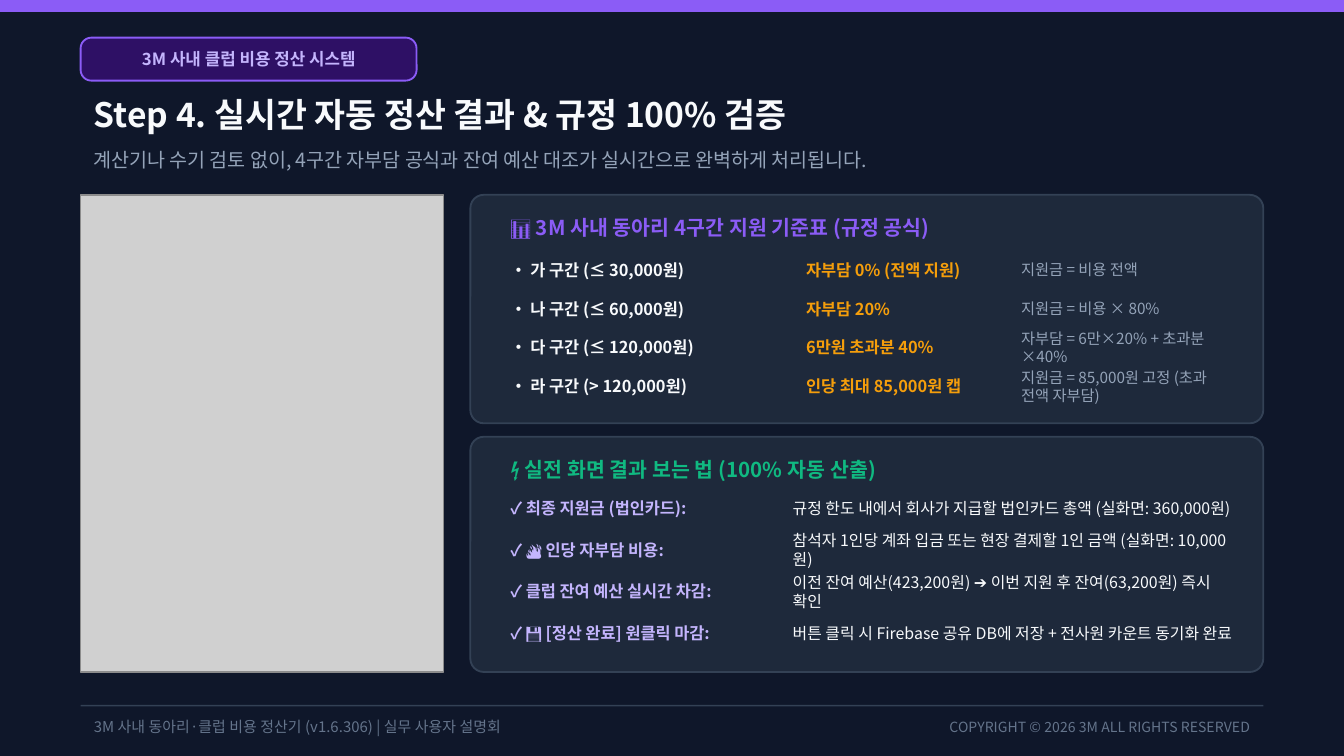
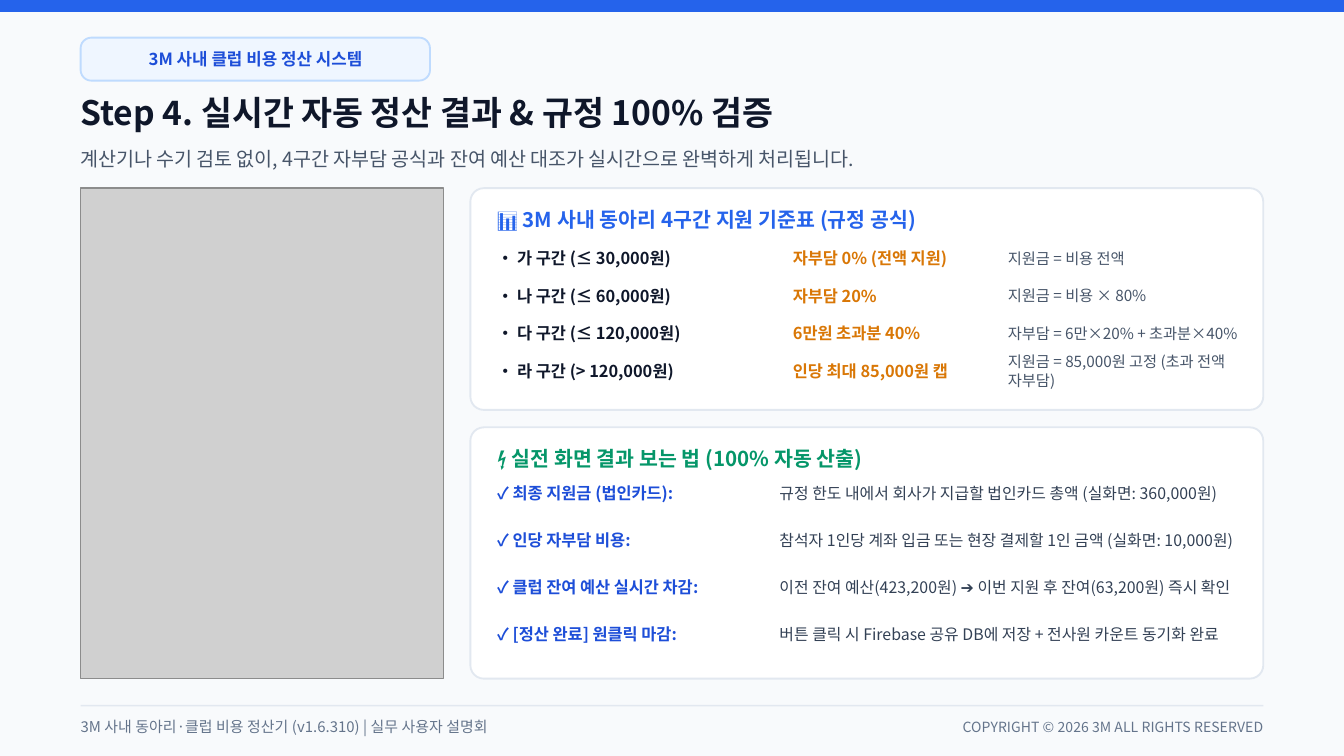
Before and after one commit to gochujangs33-dot/Club-expense, a slide deck: slide 6 of 3M_사내_클럽_비용_정산_시스템_사용_설명회.pptx. Drawn at 1344x756 pixels with LibreOffice and Linux fonts; fonts in the diff are those of the drawing; grey boxes stand for pictures. Boxes give left, top, right and bottom in pixels: in the first picture for what was removed or moved away, otherwise in the second. Text is boxed around its words. In the diff, an @@ line names an element or a change of style, - is before the commit and + after.

Commit message:
v1.6.311: 발표용 설명회 PPT 라이트 테마 전면 개편(줄간격/여백 최적화) 및 결산 보고서 소진율 퍼센트 줄바꿈 방지

```diff
--- a/3M_사내_클럽_비용_정산_시스템_사용_설명회.pptx
+++ b/3M_사내_클럽_비용_정산_시스템_사용_설명회.pptx
@@ rectangle at (0, 0, 1344, 755): fill #0F172A to #F8FAFC; outline #0F172A 1 pt to #F8FAFC 1 pt @@
@@ rectangle at (0, 0, 1344, 11): fill #8B5CF6 to #2563EB; outline #8B5CF6 1 pt to #2563EB 1 pt @@
@@ rounded rectangle: place and size @@
-rounded rectangle at (81, 38, 417, 81)
+rounded rectangle at (81, 38, 430, 81)
@@ rounded rectangle at (81, 38, 430, 81): fill #2E1065 to #EFF6FF; outline #8B5CF6 1 pt to #BFDBFE 1 pt @@
@@ picture: place and size @@
-picture at (81, 195, 444, 672)
+picture at (81, 188, 444, 679)
@@ rounded rectangle at (470, 188, 1263, 410): fill #1E293B to #FFFFFF; outline #334155 1 pt to #E2E8F0 1 pt; proportions changed @@
@@ rounded rectangle: place and size @@
-rounded rectangle at (470, 195, 1263, 423)
+rounded rectangle at (470, 188, 1263, 410)
@@ text "📊 3M 사내 동아리 4구간 ..." at (523, 209, 917, 231): text colour #8B5CF6 to #2563EB @@
@@ 8 texts: place and size @@
-8 texts at (525, 262, 1227, 549)
+8 texts at (512, 250, 1233, 549)
@@ text colour #F8FAFC to #0F172A in 5 elements at (81, 96, 773, 133), (517, 250, 671, 268), (517, 288, 671, 306), (517, 325, 681, 343), (517, 363, 673, 381) @@
@@ text colour #F59E0B to #D97706 in 4 elements at (793, 250, 947, 267), (793, 288, 877, 304), (793, 325, 920, 341), (793, 363, 948, 381) @@
@@ 8 texts: place and size @@
-8 texts at (526, 331, 1230, 517)
+8 texts at (513, 325, 1237, 502)
@@ text colour #94A3B8 to #475569 in 5 elements at (81, 150, 853, 170), (1008, 251, 1125, 265), (1008, 288, 1146, 302), (1008, 326, 1237, 340), (1008, 354, 1225, 389) @@
@@ rounded rectangle: place and size @@
-rounded rectangle at (470, 437, 1263, 672)
+rounded rectangle at (470, 427, 1263, 679)
@@ rounded rectangle at (470, 427, 1263, 679): fill #1E293B to #FFFFFF; outline #334155 1 pt to #E2E8F0 1 pt; proportions changed @@
@@ text "⚡ 실전 화면 결과 보는 ..." at (512, 448, 863, 470): text colour #10B981 to #059669 @@
@@ text colour #C4B5FD to #1D4ED8 in 3 elements at (513, 577, 699, 599), (149, 51, 362, 67), (513, 485, 673, 502) @@
@@ text colour #F8FAFC to #334155 in 4 elements at (779, 627, 1219, 642), (779, 580, 1230, 596), (779, 533, 1233, 549), (779, 485, 1217, 502) @@
@@ text at (513, 532, 631, 548): text changed; text colour #C4B5FD to #1D4ED8 @@
-✓ 🔥 인당 자부담 비용:
+✓ 인당 자부담 비용:
@@ text at (513, 626, 677, 643): text changed; text colour #C4B5FD to #1D4ED8 @@
-✓ 💾 [정산 완료] 원클릭 마감:
+✓ [정산 완료] 원클릭 마감:
@@ text at (81, 719, 487, 735): text changed @@
-3M 사내 동아리·클럽 비용 정산기 (v1.6.306) | 실무 사용자 설명회
+3M 사내 동아리·클럽 비용 정산기 (v1.6.310) | 실무 사용자 설명회
@@ line (81, 706) - (1263, 706): stroke #334155 0.8 pt to #E2E8F0 0.8 pt @@
@@ text "COPYRIGHT © 2026 3M ALL ...": place and size @@
-text "COPYRIGHT © 2026 3M ALL ..." at (949, 722, 1250, 732)
+text "COPYRIGHT © 2026 3M ALL ..." at (963, 721, 1263, 732)
```
Also in this commit, not shown: 11 other slides changed, 17 other files.
